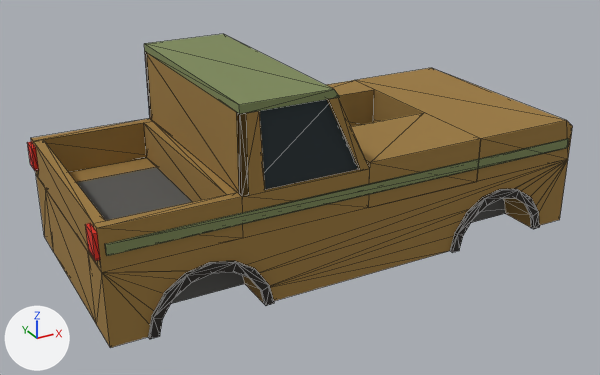
The glTF model public/models/base_scout.glb as it was, and as the next commit left it.
Camera for both pictures: a camera (50 mm lens) standing at (-3.99, -7.09, 3.38) and looking at (-0.16, -0.12, -0.11). Lighting does not change. The marker at lower left points along +X, +Y and +Z. The first picture is the older version. Mesh edges are drawn as thin lines. Vertices at exactly the same position are counted once.

In view in the first picture: 'base_scout'.
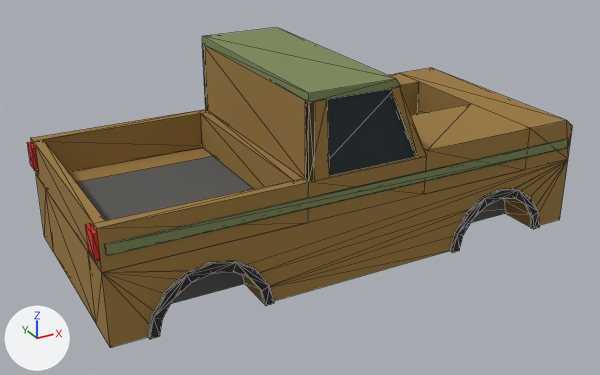
What differs and where, as boxes (x1, y1, x2, y2) in the pictures (600 x 375 px; the box of a moved part takes in the faces that stretch with it):
'base_scout', reshaped
    before: (27, 34, 573, 348)
    after: (27, 27, 573, 348)
part 1 of me_skin_l, moved or reshaped
    before: (327, 80, 374, 126)
    after: (388, 73, 419, 115)
part 2 of me_skin_l, moved or reshaped
    before: (144, 121, 237, 202)
    after: (201, 112, 302, 189)
part 3 of me_skin_l, moved or reshaped
    before: (259, 100, 358, 189)
    after: (327, 89, 416, 175)
part 4 of me_skin_l, added
    after: (202, 27, 530, 223)
part 5 of me_skin_l, cut back
    before: (31, 34, 568, 273)
    after: (31, 68, 568, 273)

Edits to the bpy script that builds the scene:
```text
Change me_skin_l:
    used by ob_base_scout; location = (0.0, 0.0, 0.0)
    remove me_skin_l.from_pydata(...)  # 364 vertices, 744 faces; spans x -2.6..2.6, y -1.21..1.21, z -0.67..1.27
    add me_skin_l.from_pydata(...)  # 369 vertices, 744 faces; spans x -2.6..2.6, y -1.21..1.21, z -0.67..1.27
    me_skin_l part 1: the loose piece of 8 vertices spanning x 0.0..1.3, y 0.73..1.17, z 0.05..0.51 is moved by (0.65, 0.0, 0.0)
    me_skin_l part 2: the loose piece of 8 vertices spanning x -1.4..-1.3, y -1.07..1.07, z 0.05..0.45 is moved by (0.65, 0.0, 0.0)
    me_skin_l part 3: the loose piece of 8 vertices spanning x -1.26..-0.02, y -1.13..1.13, z 0.45..1.19 is moved by (0.65, 0.0, 0.0)
    me_skin_l part 4: a new loose piece of 53 vertices spanning x -0.65..1.95, y -1.17..1.17, z 0.05..1.27
    me_skin_l part 5
    53 vertices are removed from x -1.3..1.3, y -1.17..1.17, z 0.05..1.27
    115 faces are deleted
    7 vertices in x -1.3..1.3, y -1.17..1.17, z 0.05..0.51 move by (0.65, 0.0, 0.0)
    5 vertices are added at (-0.65, 1.17, 0.05), (-0.65, 1.17, 0.45), (-0.65, -1.17, 0.05), (-0.65, -1.17, 0.45), (1.95, -1.17, 0.51)
    19 new faces join them, mat_paint (brown #9c7a3e)
```
